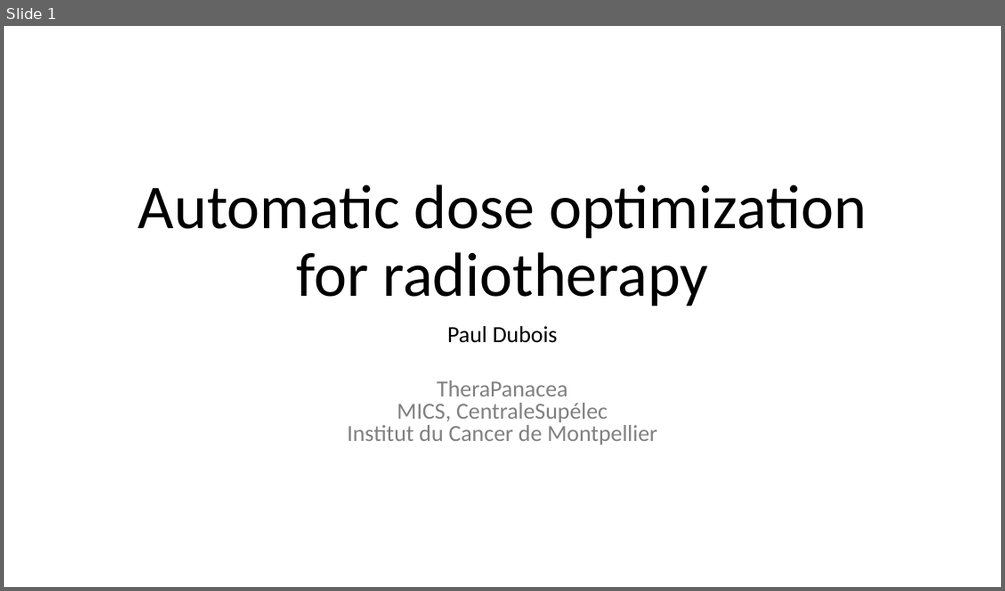
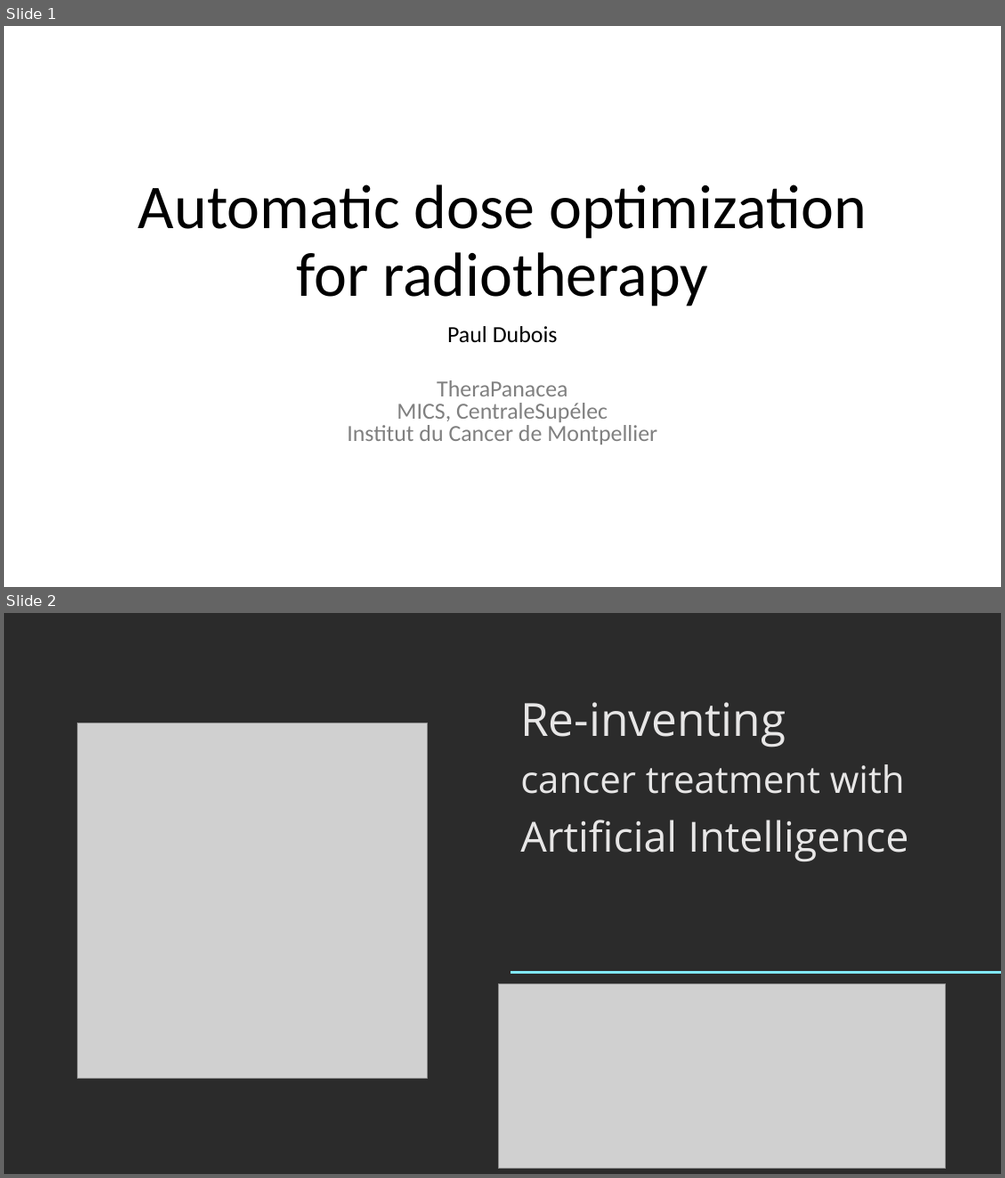
Before and after one commit to pauldubois98/ScientificDay2023Presentation, a slide deck: main.pptx. Shown one above the other, each under a label of ours: slide 1 before the commit, slides 1 and 2 after it. The pictures are 1005x591 and 1005x1178 pixels, drawn with LibreOffice and Linux fonts; fonts in the diff are those of the drawing; grey boxes stand for pictures; background and template pictures are left out; a plain dark background stands for a picture behind light text. Boxes give left, top, right and bottom in pixels: in the first picture for what was removed or moved away, otherwise in the second. Text is boxed around its words. In the diff, an @@ line names an element or a change of style, - is before the commit and + after.

```diff
--- a/main.pptx
+++ b/main.pptx
@@ slide 2 added at (x1=4, y1=613, x2=1001, y2=1174), background picture (left out) @@
@@ title added at (x1=520, y1=702, x2=908, y2=861), 40 pt, text #E7E6E6 @@
+Re-inventing
+cancer treatment with
+Artificial Intelligence
@@ picture added at (x1=77, y1=723, x2=427, y2=1078) @@
@@ picture added at (x1=498, y1=984, x2=946, y2=1168) @@
@@ line added from (510, 972) to (1001, 972), #80E8F9 2.25 pt @@
```
Also in this commit, not shown: 4 other slides added.
